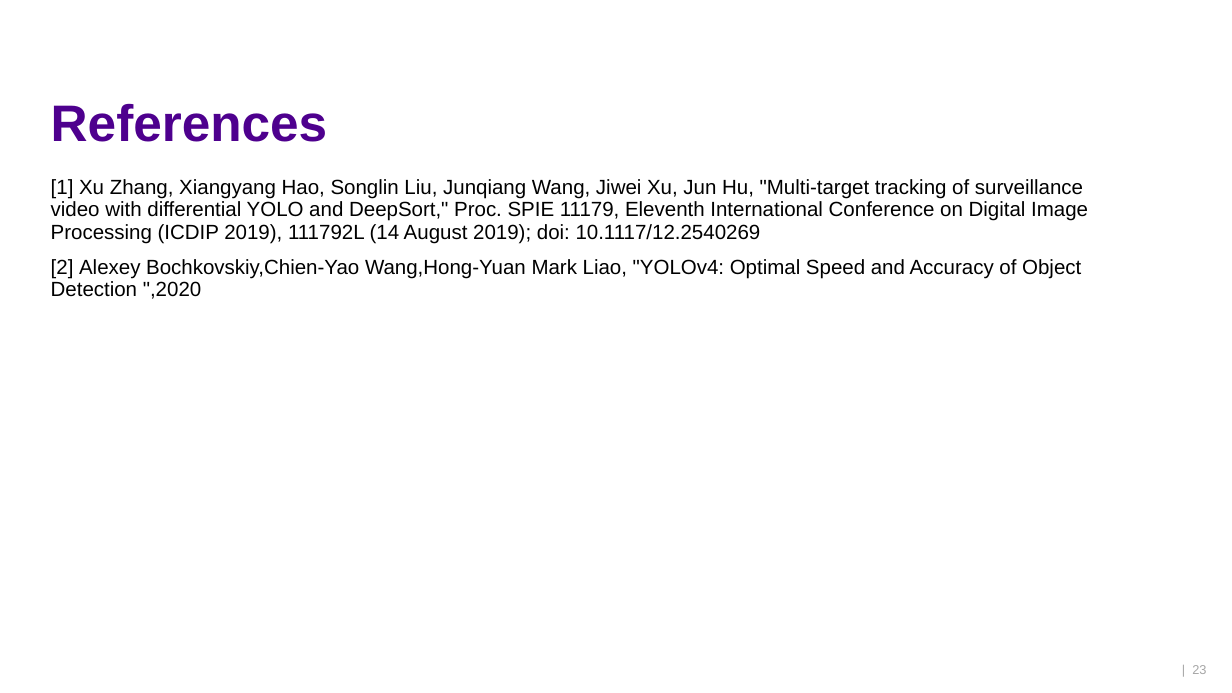
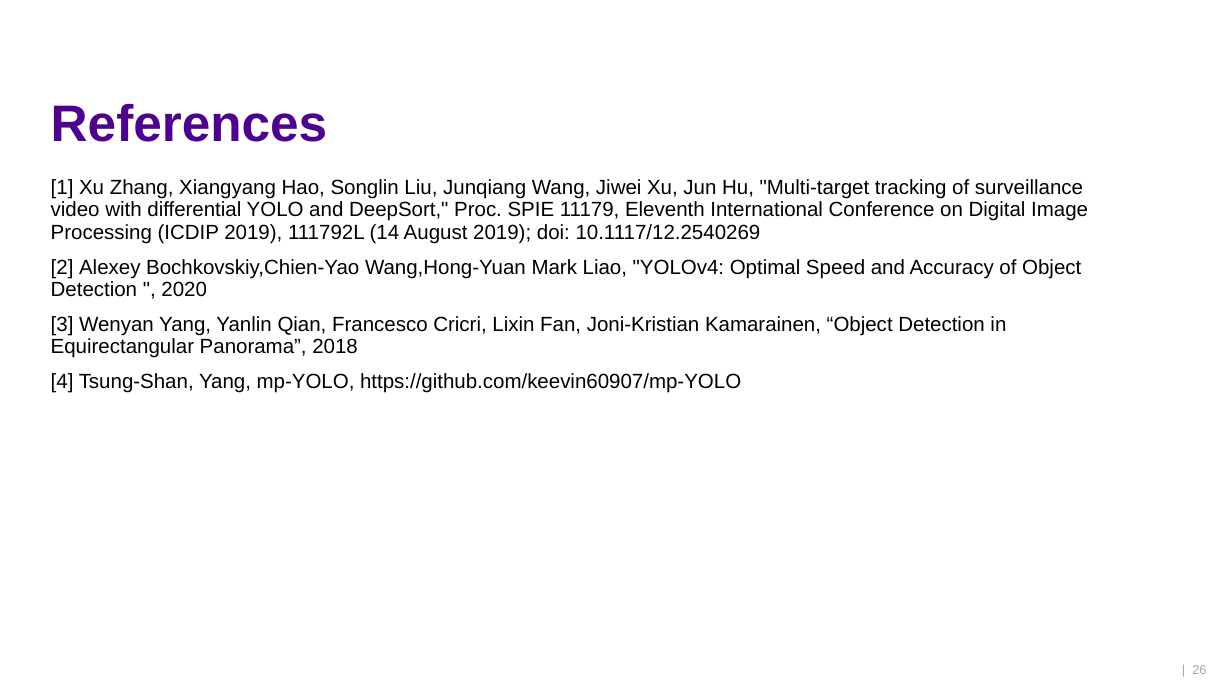
Before and after one commit to ktlhtn/AutoSTAnnot, a slide deck: slide 26 of Power point files/Final presentation.pptx (slide 23 before the commit). Drawn at 1232x693 pixels with LibreOffice and Linux fonts; fonts in the diff are those of the drawing; background and template pictures are left out. Boxes give left, top, right and bottom in pixels: in the first picture for what was removed or moved away, otherwise in the second. Text is boxed around its words. In the diff, an @@ line names an element or a change of style, - is before the commit and + after.

Commit message:
Final presentation updated

```diff
--- a/Power point files/Final presentation.pptx
+++ b/Power point files/Final presentation.pptx
@@ text at (51, 259, 1081, 393): text changed @@
-[2] Alexey Bochkovskiy,Chien-Yao Wang,Hong-Yuan Mark Liao, "YOLOv4: Optimal Speed and Accuracy of Object Detection ",2020
+[2] Alexey Bochkovskiy,Chien-Yao Wang,Hong-Yuan Mark Liao, "YOLOv4: Optimal Speed and Accuracy of Object Detection ", 2020
+[3] Wenyan Yang, Yanlin Qian, Francesco Cricri, Lixin Fan, Joni-Kristian Kamarainen, “Object Detection in Equirectangular Panorama”, 2018
+[4] Tsung-Shan, Yang, mp-YOLO, https://github.com/keevin60907/mp-YOLO
@@ page number at (1192, 665, 1206, 674): text changed @@
-| 23
+| 26
```
Also in this commit, not shown: 7 other slides changed, 6 slides added, 3 slides removed.
